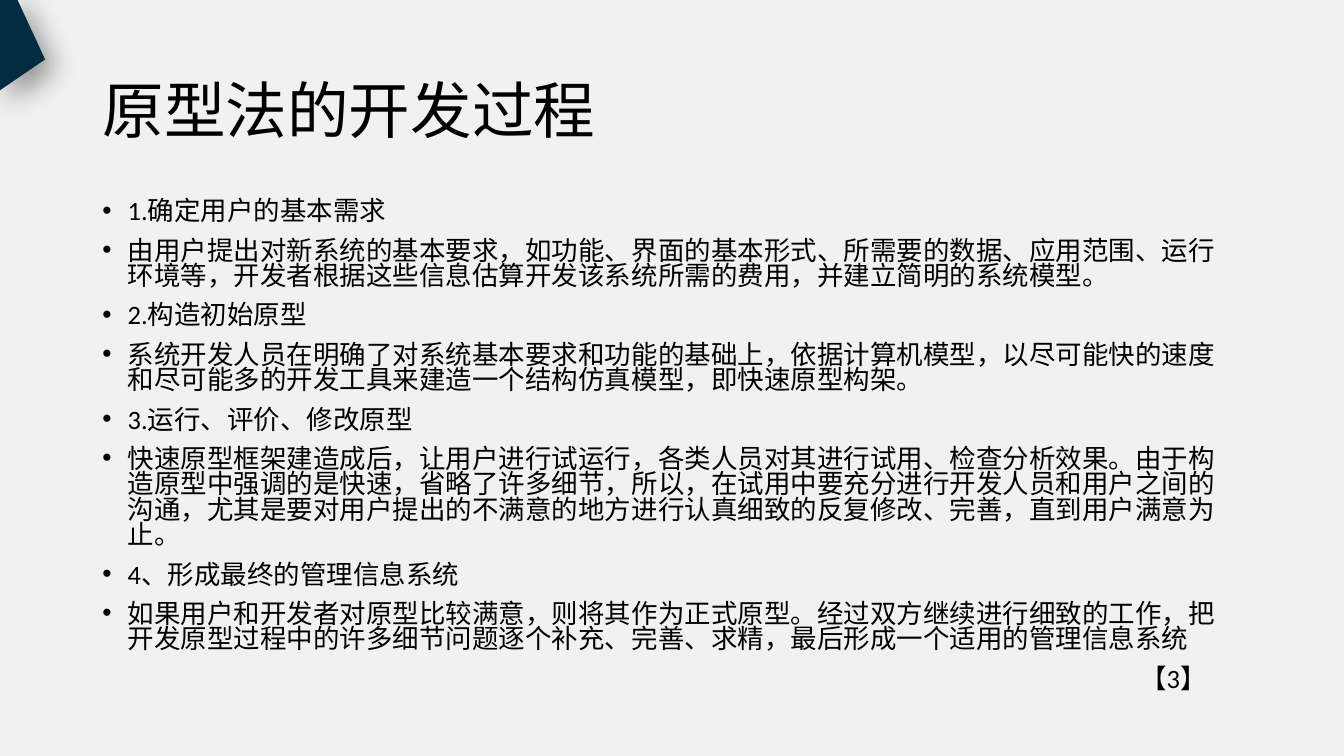
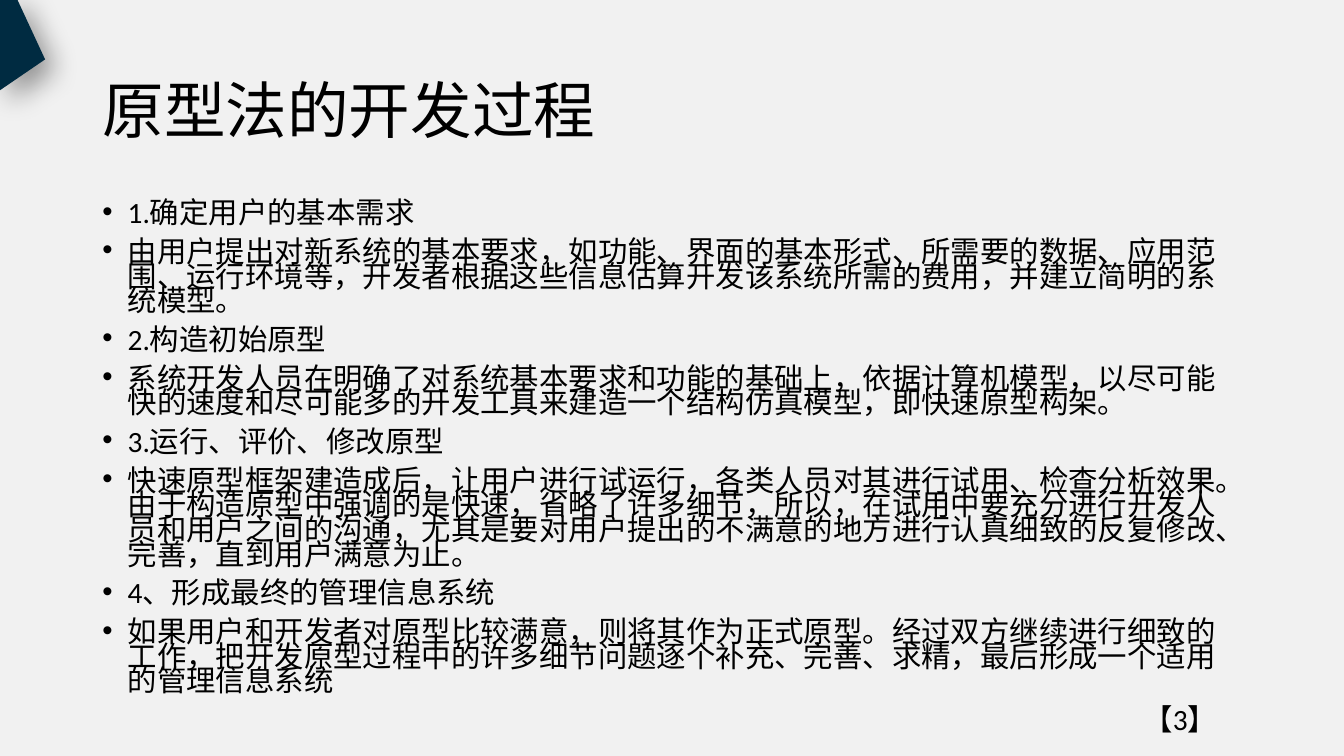
Before and after one commit to PRD2018-G18/PRD2018, a slide deck: slide 8 of 非受控文档/过程文档/UML基础2/UML基础2.pptx. Drawn at 1344x756 pixels with LibreOffice and Linux fonts; fonts in the diff are those of the drawing. Boxes give left, top, right and bottom in pixels: in the first picture for what was removed or moved away, otherwise in the second. Text is boxed around its words. In the diff, an @@ line names an element or a change of style, - is before the commit and + after.

Commit message:
修改UMLPPT

```diff
--- a/非受控文档/过程文档/UML基础2/UML基础2.pptx
+++ b/非受控文档/过程文档/UML基础2/UML基础2.pptx
@@ text "1.确定用户的基本需求" at box(128, 199, 1245, 733): size 18.9 to 21 pt; line spacing 0.8 to 0.7 @@
```
Also in this commit, not shown: 8 other slides changed, 7 slides removed.
